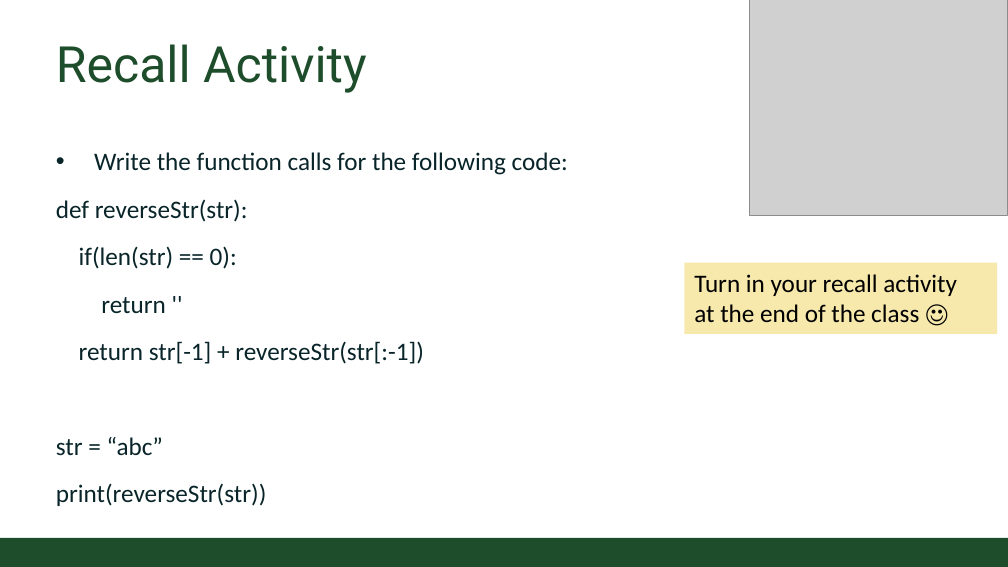
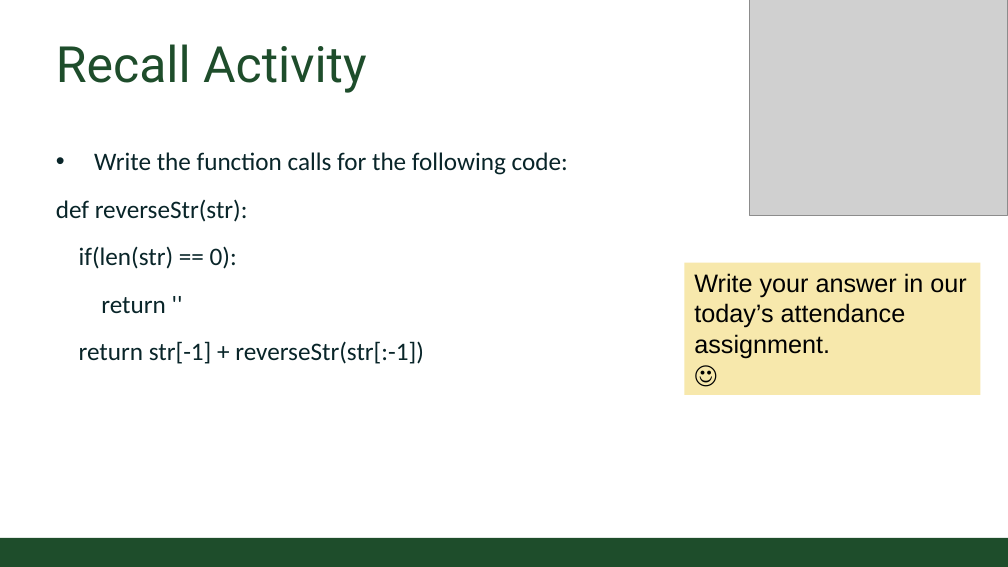
Before and after one commit to CSU-CS152/Handouts, a slide deck: slide 3 of 07_03FunctionParametersCS152.pptx. Drawn at 1008x567 pixels with LibreOffice and Linux fonts; fonts in the diff are those of the drawing; grey boxes stand for pictures; background and template pictures are left out. Boxes give left, top, right and bottom in pixels: in the first picture for what was removed or moved away, otherwise in the second. Text is boxed around its words. In the diff, an @@ line names an element or a change of style, - is before the commit and + after.

```diff
--- a/07_03FunctionParametersCS152.pptx
+++ b/07_03FunctionParametersCS152.pptx
@@ rectangle "Write your answer in our": place and size @@
-rectangle "Write your answer in our" at bbox=[684, 262, 997, 334]
+rectangle "Write your answer in our" at bbox=[684, 262, 981, 394]
@@ text in rectangle at bbox=[694, 273, 966, 358]: text changed; font Calibri to Arial @@
-Turn in your recall activity
-at the end of the class ☺
+Write your answer in our
+today’s attendance
+assignment.
+☺
@@ text at bbox=[56, 437, 266, 506]: paragraphs removed @@
-str = “abc”
-print(reverseStr(str))
```
Also in this commit, not shown: 3 other files.
